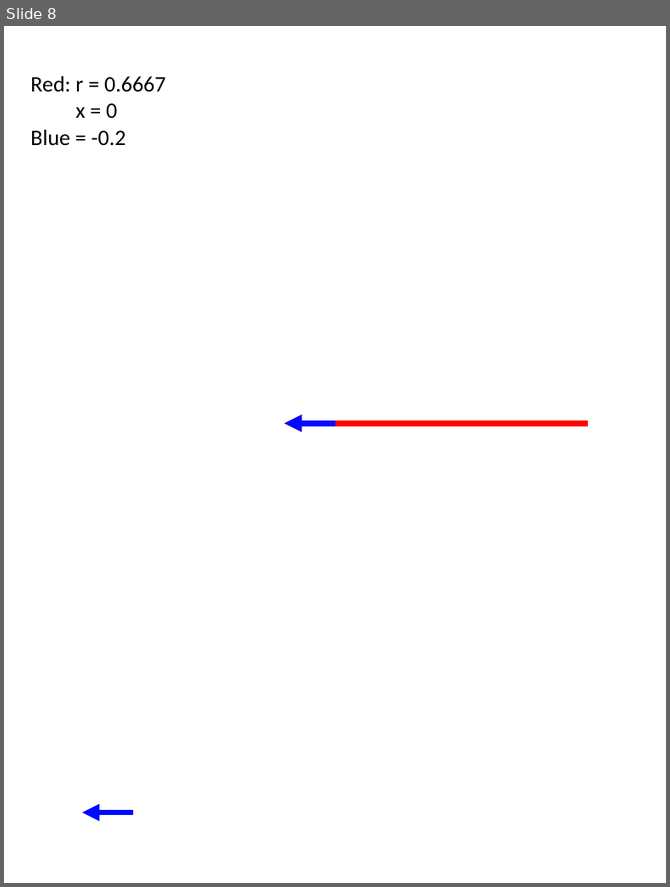
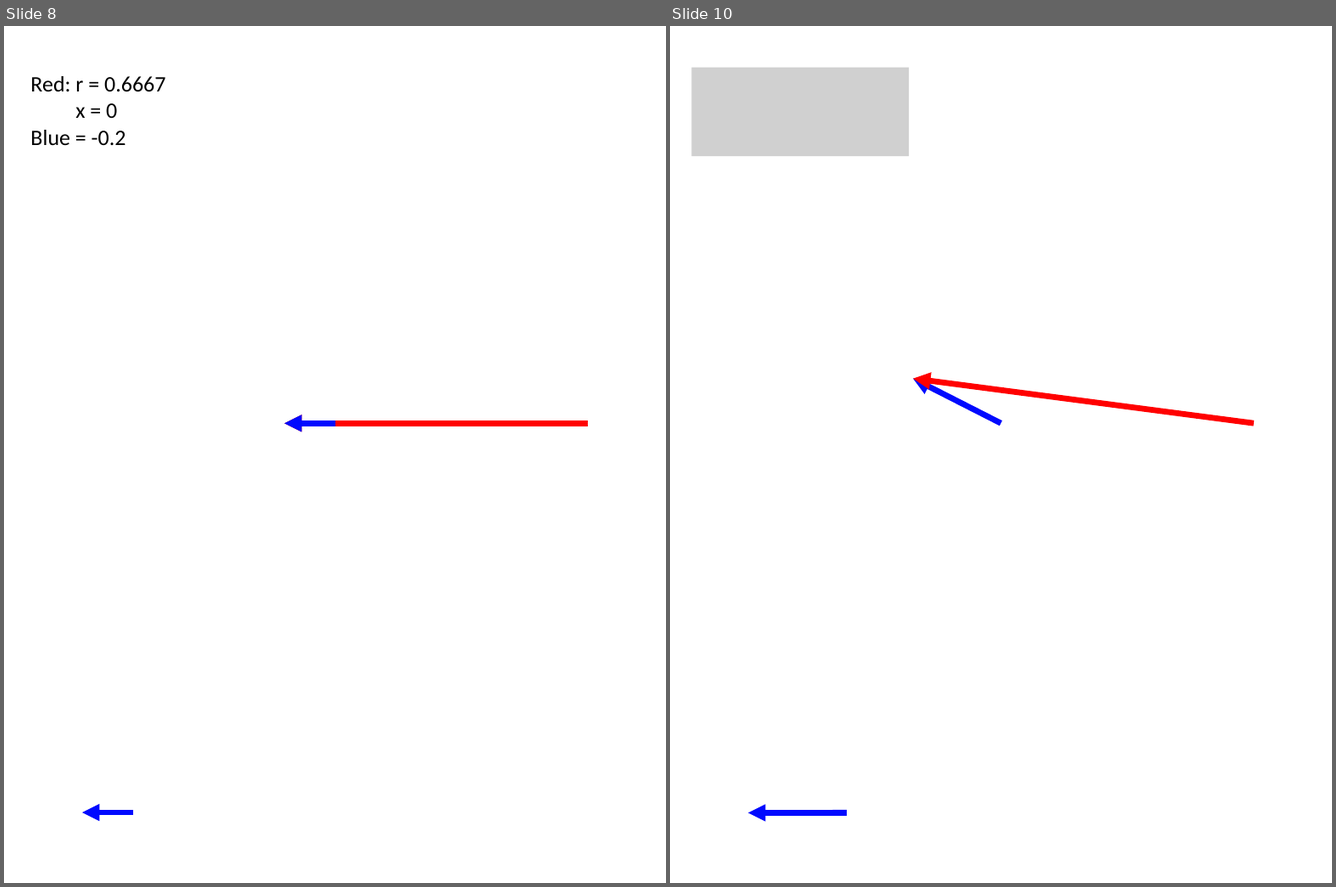
Before and after one commit to mjacks31-513/513, a slide deck: HW10_SmithCharts.pptx. Shown side by side, each under a label of ours: slide 8 before the commit, slides 8 and 10 after it; the slides between them are not shown. The pictures are 670x887 and 1336x887 pixels, drawn with LibreOffice and Linux fonts; fonts in the diff are those of the drawing; grey boxes stand for pictures; background and template pictures are left out. Boxes give left, top, right and bottom in pixels: in the first picture for what was removed or moved away, otherwise in the second. Text is boxed around its words. In the diff, an @@ line names an element or a change of style, - is before the commit and + after.

```diff
--- a/HW10_SmithCharts.pptx
+++ b/HW10_SmithCharts.pptx
@@ slide 10 added at bbox=[670, 26, 1332, 883], background picture (left out) @@
@@ picture added at bbox=[692, 68, 909, 156] @@
@@ arrow added from (1001, 423) to (913, 379), #000AFF 8 pt @@
@@ arrow added from (1254, 423) to (913, 379), #FF0000 8 pt @@
@@ arrow added from (847, 813) to (748, 813), #000AFF 8 pt @@
```
Also in this commit, not shown: 1 slide changed, 1 other slide added, 2 slides removed.
